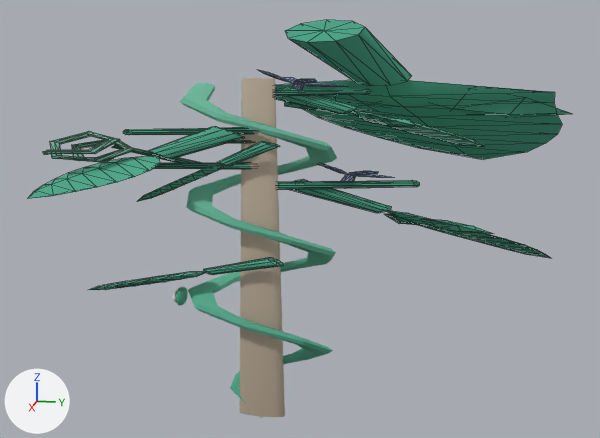
An edit to the glTF model web-forest/public/model/species/parthenocissus-dalzielii.glb, drawn before and after from the same camera.
Rendered twice from a 50 mm camera at (2.06, 0.423, 1.049) aimed at (0.0, 0.011, 0.534). Arrows for +X, +Y and +Z are at lower left; the lights stay in place. The first picture is the older version. Mesh edges are drawn as thin lines on the coarser meshes. Where no turn or scale is listed for an object, it has been applied to the vertices. Vertices at exactly the same position are counted once.

The first picture shows 'climber', 'p0', 'p2', 'p3', 'p4', 'p5', 'p6', 'p7'.
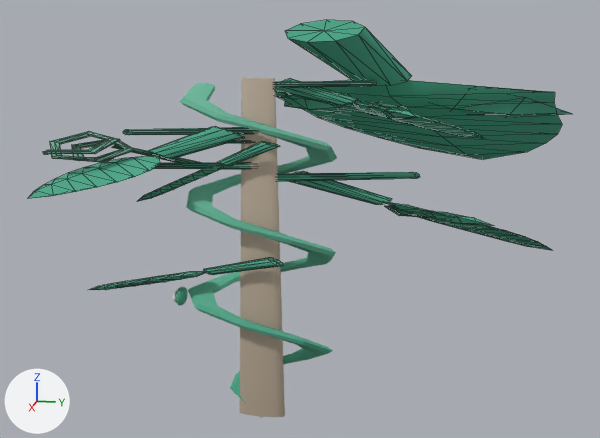
What changed in the scene script:
```text
Change me_mesh_2:
    used by ob_p2; location = (0.079, -0.076, 0.633)
    remove me_mesh_2.from_pydata(...)  # 165 vertices, 300 faces; spans x -0.136..0.005, y -0.02..0.726, z -0.181..0.055
    add me_mesh_2.from_pydata(...)  # 92 vertices, 168 faces; spans x -0.136..0.005, y -0.02..0.726, z -0.181..0.013
    me_mesh_2 part 1: the loose piece of 53 vertices spanning x -0.115..-0.061, y 0.122..0.327, z 0.014..0.055 is deleted
    me_mesh_2 part 2: the loose piece of 20 vertices spanning x -0.09..-0.081, y 0.193..0.231, z 0.002..0.022 is deleted
Change me_mesh_6:
    used by ob_p6; location = (0.079, -0.076, 0.863)
    verts and faces of me_mesh_6; kept vertices keep their numbers, new ones are numbered from 165
    before: 155 (-0.063, 0.245, 0.004), 156 (-0.063, 0.249, 0.0), 157 (-0.061, 0.256, -0.002) at pixel (366, 93), 158 (-0.059, 0.264, -0.001) at pixel (369, 93), 159 (-0.058, 0.269, 0.002) at pixel (371, 92)
    before: 160 (-0.058, 0.268, 0.006) at pixel (371, 90), 161 (-0.059, 0.263, 0.009) at pixel (368, 89), 162 (-0.061, 0.254, 0.01) at pixel (365, 89), 163 (-0.063, 0.248, 0.008) at pixel (362, 89), 164 (-0.061, 0.257, 0.004)
    remove me_mesh_6.from_pydata(...)  # 165 vertices, 300 faces; spans x -0.109..0.003, y -0.019..0.544, z -0.124..0.053
    add me_mesh_6.from_pydata(...)  # 92 vertices, 168 faces; spans x -0.109..0.004, y -0.015..0.544, z -0.124..0.014
    me_mesh_6 part 3: the loose piece of 53 vertices spanning x -0.098..-0.037, y -0.019..0.21, z 0.013..0.053 is deleted
    me_mesh_6 part 4: the loose piece of 20 vertices spanning x -0.07..-0.062, y 0.061..0.101, z 0.0..0.02 is deleted
    me_mesh_6 part 5
    add for i in [156, 161, 163]: verts[i] += (0.0, 0.012, 0.0)
    add for i in [*range(157, 161), 162, 164]: verts[i] += (0.0, 0.013, 0.0)
    add verts[155] = (-0.064, 0.258, 0.004)  # moved
Change ob_p2:
    ob_p2.location: (0.079, -0.076, 0.633) -> (0.079, -0.076, 0.654)
Change ob_p6:
    ob_p6.location: (0.079, -0.076, 0.863) -> (0.079, -0.076, 0.883)
```

Where the change shows, as pixel boxes [x1, y1, x2, y2] in the pictures (600 x 438 px; the box of a moved part takes in the faces that stretch with it):
'p2', reshaped, moved (16% shorter): before [278, 164, 551, 258]; after [278, 171, 551, 250]
'p6', reshaped, moved (7% narrower, 21% shorter): before [258, 70, 483, 146]; after [275, 78, 484, 138]
part 1 of me_mesh_2, deleted: before [321, 164, 390, 178]
part 2 of me_mesh_2, deleted: before [341, 174, 356, 181]
part 3 of me_mesh_6, deleted: before [258, 70, 346, 87]
part 4 of me_mesh_6, deleted: before [292, 84, 304, 90]
part 5 of me_mesh_6, moved or reshaped: before [275, 89, 371, 96]; after [275, 81, 377, 88]
